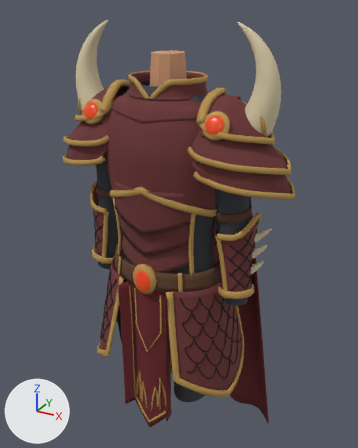
Before and after pictures for a commit that changed the glTF model assets/models/gear/a_dragonknight.glb.
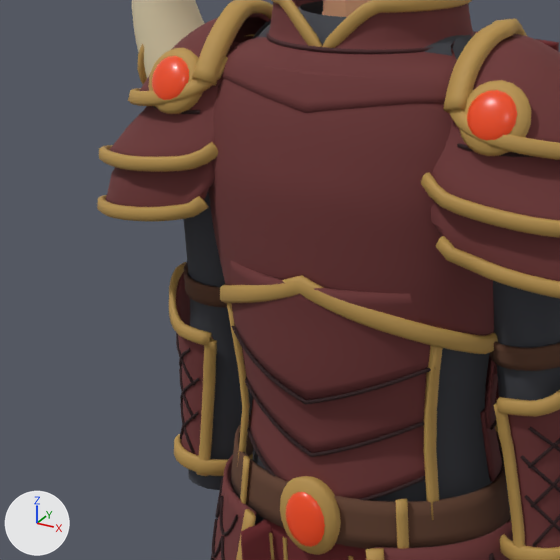
Each version appears first whole from a 50 mm camera at (0.704, -1.205, 1.72) aimed at (-0.012, 0.096, 1.069), and next in a close-up on the part from 7% to 67% of the width and 18% to 66% of the height. Arrows for +X, +Y and +Z are at lower left; the lights stay in place. The older version's two pictures come first. Vertices at exactly the same position are counted once.

The first close-up shows 'DragonKnight', 'Sleeves', 'Under' and 2 more.
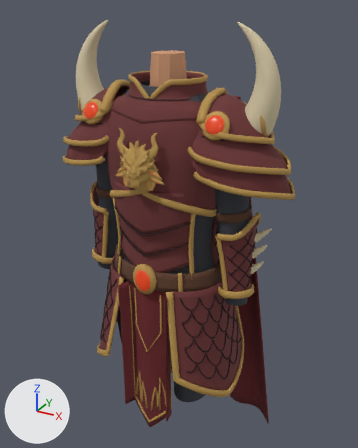
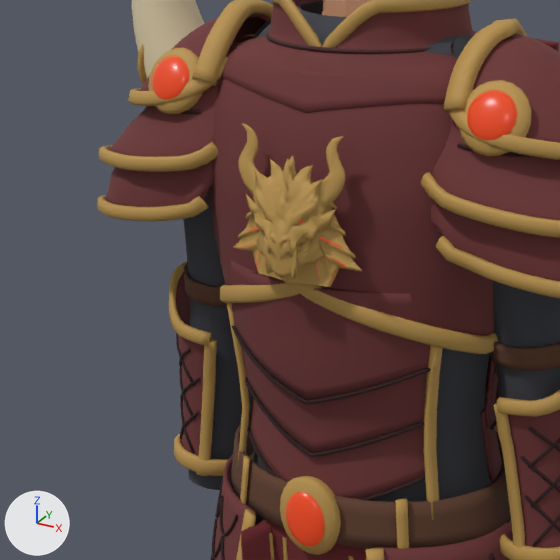
What changed in the scene script:
```text
Change me_dragonknight:
    used by ob_dragonknight; location = (0.0, 0.0, 0.0)
    remove me_dragonknight.from_pydata(...)  # 41080 vertices, 80526 faces; spans x -0.384..0.384, y -0.18..0.291, z 0.264..1.685
    add me_dragonknight.from_pydata(...)  # 43378 vertices, 84065 faces; spans x -0.384..0.384, y -0.18..0.291, z 0.264..1.685
    me_dragonknight part 1: a new loose piece of 1910 vertices spanning x -0.079..0.079, y -0.179..-0.146, z 1.272..1.428
    other edits to the shape of me_dragonknight do not show in these pictures
```

What differs and where, as boxes (x1, y1, x2, y2) in the close-ups (560 x 560 px):
part 1 of me_dragonknight, added (brown)
    after: (233, 123, 362, 287)
